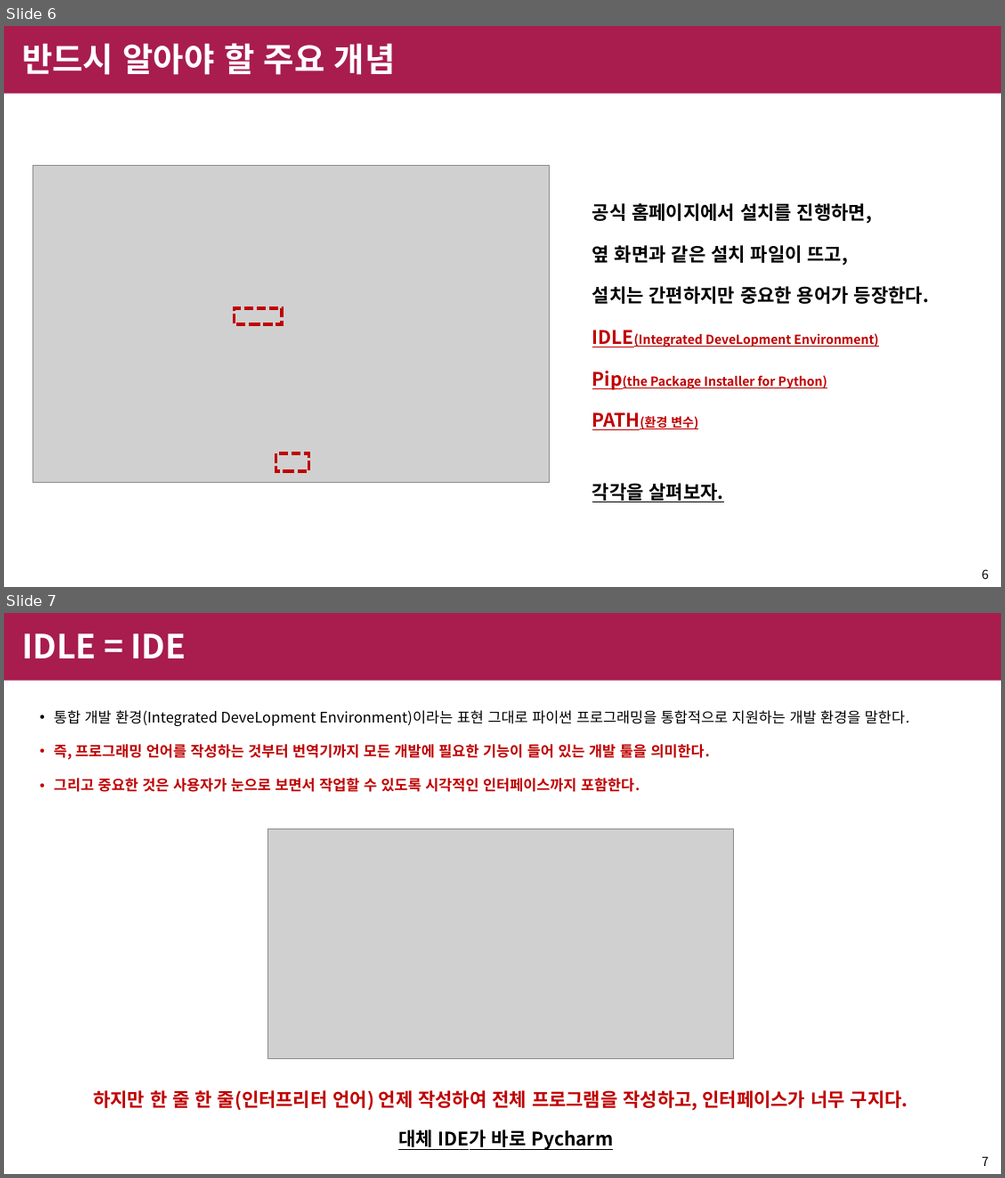
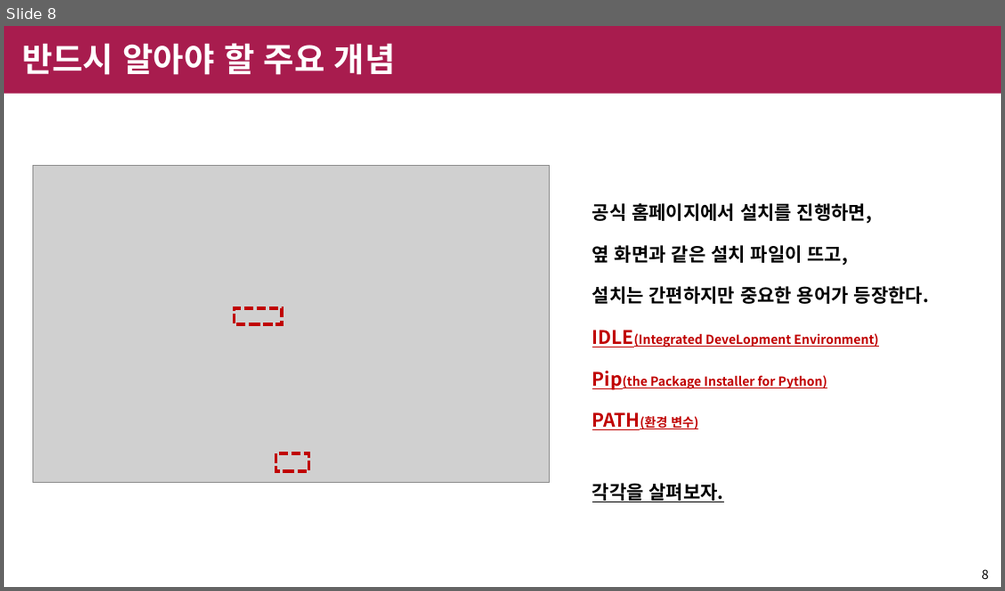
Before and after one commit to shinychan95/R_to_Python, a slide deck: R/python 설치 정리.pptx. Shown one above the other, each under a label of ours: slides 6 and 7 before the commit, slide 8 after it. The pictures are 1005x1178 and 1005x591 pixels, drawn with LibreOffice and Linux fonts; fonts in the diff are those of the drawing; grey boxes stand for pictures; background and template pictures are left out. Boxes give left, top, right and bottom in pixels: in the first picture for what was removed or moved away, otherwise in the second. Text is boxed around its words. In the diff, an @@ line names an element or a change of style, - is before the commit and + after.

```diff
--- a/R/python 설치 정리.pptx
+++ b/R/python 설치 정리.pptx
@@ slide 7 removed at box(4, 613, 1001, 1174), background #FFFFFF; not listed: 1 template element that a slide beside it also shows @@
@@ title removed at box(22, 633, 186, 658) @@
-IDLE = IDE
@@ text removed at box(54, 710, 909, 792) @@
-• 통합 개발 환경(Integrated DeveLopment Environment)이라는 표현 그대로 파이썬 프로그래밍을 통합적으로 지원하는 개발 환경을 말한다.
-• 즉, 프로그래밍 언어를 작성하는 것부터 번역기까지 모든 개발에 필요한 기능이 들어 있는 개발 툴을 의미한다.
-• 그리고 중요한 것은 사용자가 눈으로 보면서 작업할 수 있도록 시각적인 인터페이스까지 포함한다.
@@ picture removed at box(268, 828, 734, 1058) @@
@@ text removed at box(93, 1088, 908, 1111) @@
-하지만 한 줄 한 줄(인터프리터 언어) 언제 작성하여 전체 프로그램을 작성하고, 인터페이스가 너무 구지다.
@@ text removed at box(398, 1129, 613, 1150) @@
-대체 IDE가 바로 Pycharm
@@ page number removed at box(981, 1156, 988, 1166) @@
-7
@@ what was slide 6 is now slide 8 @@
@@ page number at box(981, 569, 988, 579): text changed @@
-6
+8
```
Also in this commit, not shown: 7 slides changed, 11 slides added, 5 other slides removed.
